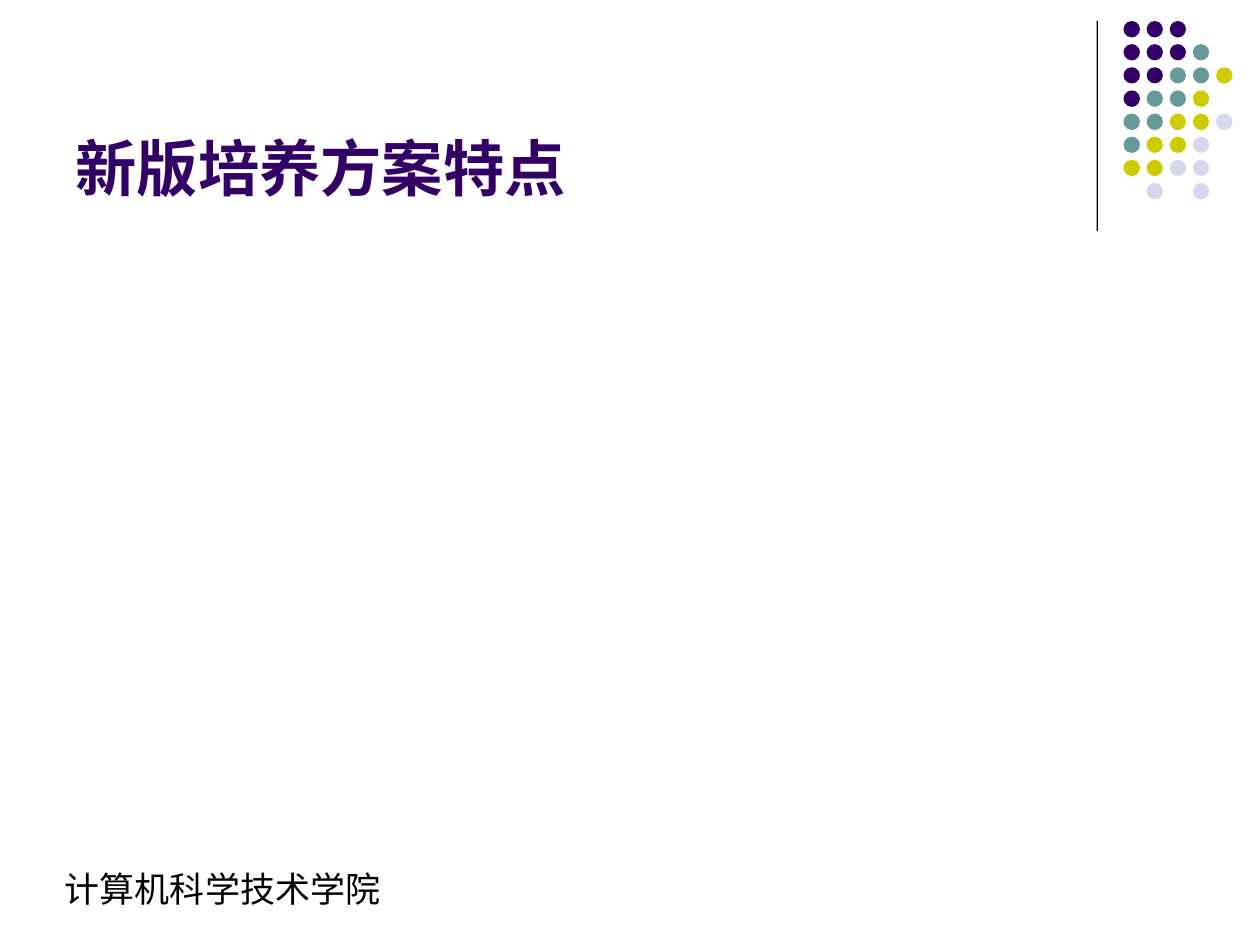
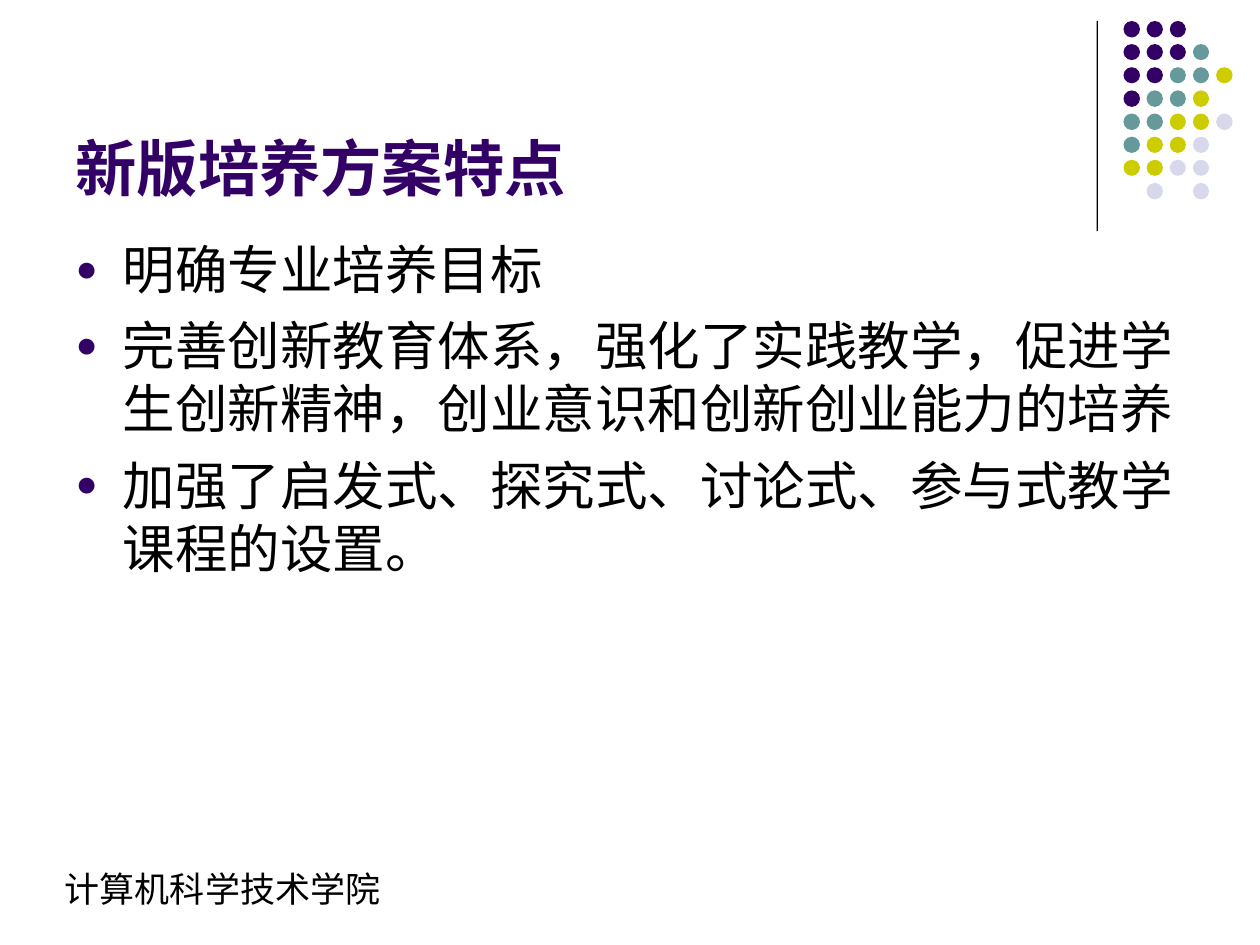
Before and after one commit to ciecclm/2016-, a slide deck: slide 9 of 软件工程培养方案汇报.ppt. Drawn at 1260x945 pixels with LibreOffice and Linux fonts; fonts in the diff are those of the drawing. Boxes give left, top, right and bottom in pixels: in the first picture for what was removed or moved away, otherwise in the second. Text is boxed around its words. In the diff, an @@ line names an element or a change of style, - is before the commit and + after.

```diff
--- a/软件工程培养方案汇报.ppt
+++ b/软件工程培养方案汇报.ppt
@@ text added at <box>123,244,1173,573</box>, 30 pt, text #000000 @@
+● 明确专业培养目标
+● 完善创新教育体系，强化了实践教学，促进学生创新精神，创业意识和创新创业能力的培养
+● 加强了启发式、探究式、讨论式、参与式教学课程的设置。
```
Also in this commit, not shown: 3 other slides changed, 1 other file.
